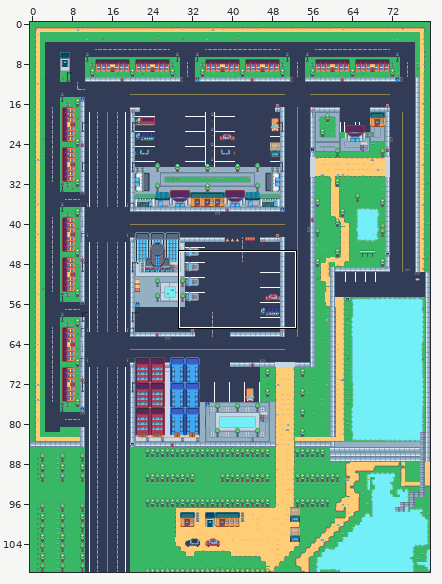
Tiled map: test_map.tmx. The picture above shows the old version from afar; the outline marks the close-up.
Close-up. Before:
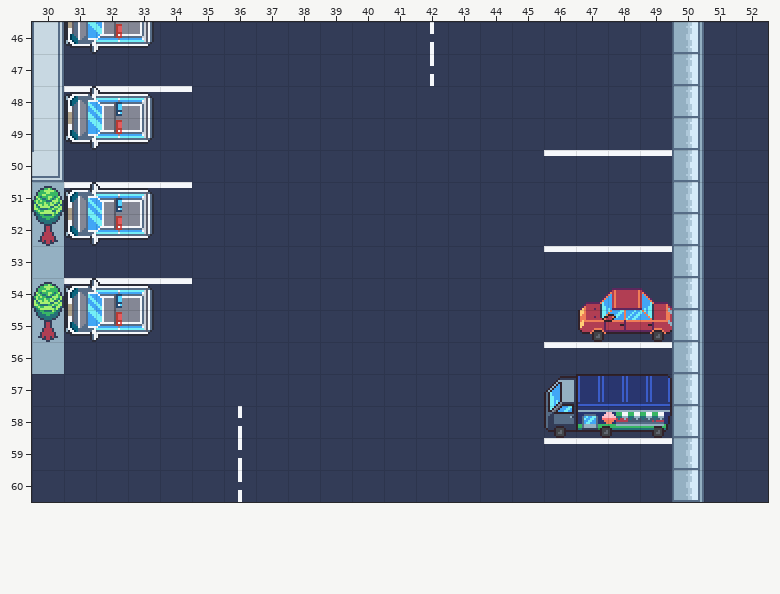
Cells are 16x16 px. Shown: x 30..52, y 46..60.
After:
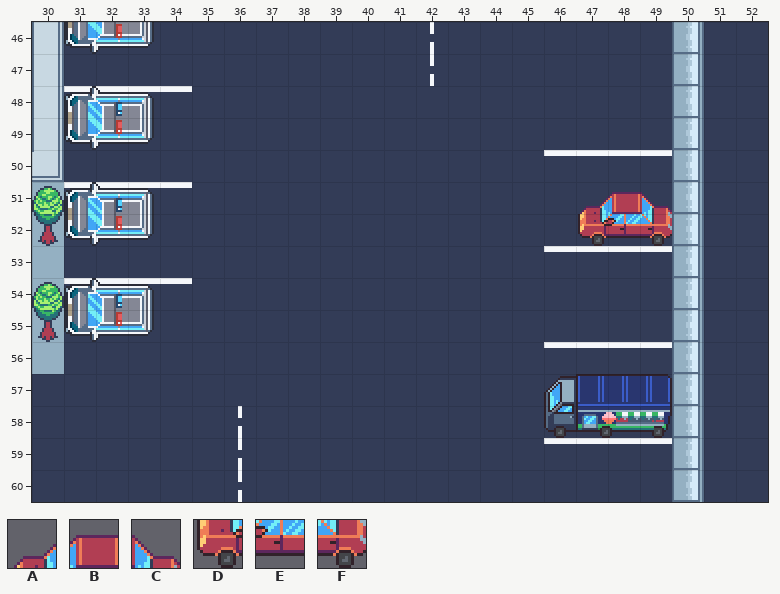
Key: from "tileset": A 1544, B 1545, C 1546, D 1608, E 1609, F 1610.
_ is an empty cell.
Changes in this commit:
Layer "Vehicles/Buildings":
y 51: x 47..49 ___ -> ABC
y 52: x 47..49 ___ -> DEF
y 54: x 47..49 ABC -> ___
y 55: x 47..49 DEF -> ___
Where, in picture pixels (left, top, right, bottom), the same in both close-ups:
added: (578, 192, 672, 246)
removed: (578, 288, 672, 342)
